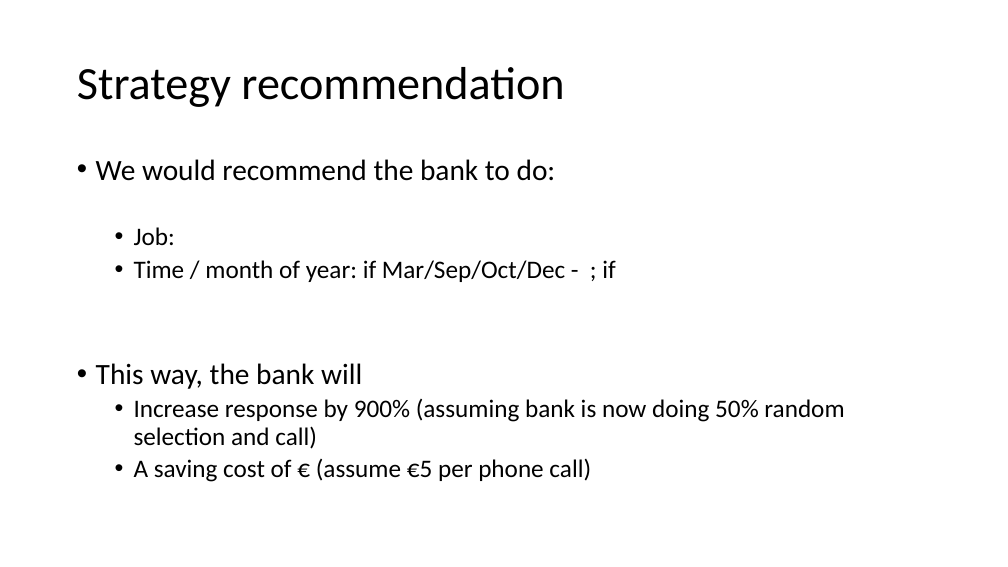
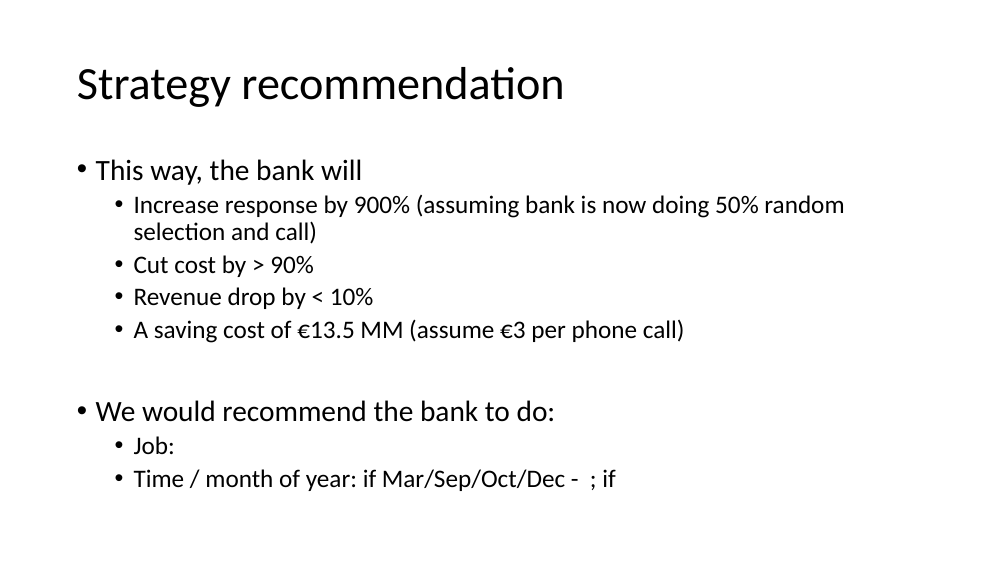
Before and after one commit to y0zhan06/BootCamp_project2, a slide deck: slide 8 of Project2-v1.01.pptx. Drawn at 1008x567 pixels with LibreOffice and Linux fonts; fonts in the diff are those of the drawing. Boxes give left, top, right and bottom in pixels: in the first picture for what was removed or moved away, otherwise in the second. Text is boxed around its words. In the diff, an @@ line names an element or a change of style, - is before the commit and + after.

Commit message:
update

```diff
--- a/Project2-v1.01.pptx
+++ b/Project2-v1.01.pptx
@@ text at [96, 159, 844, 343]: paragraphs added @@
+• This way, the bank will
+  • Increase response by 900% (assuming bank is now doing 50% random selection and call)
+  • Cut cost by > 90%
+  • Revenue drop by < 10%
+  • A saving cost of €13.5 MM (assume €3 per phone call)
@@ text at [96, 363, 844, 482]: paragraphs removed @@
-• This way, the bank will
-  • Increase response by 900% (assuming bank is now doing 50% random selection and call)
-  • A saving cost of € (assume €5 per phone call)
```
Also in this commit, not shown: 1 other slide changed.
